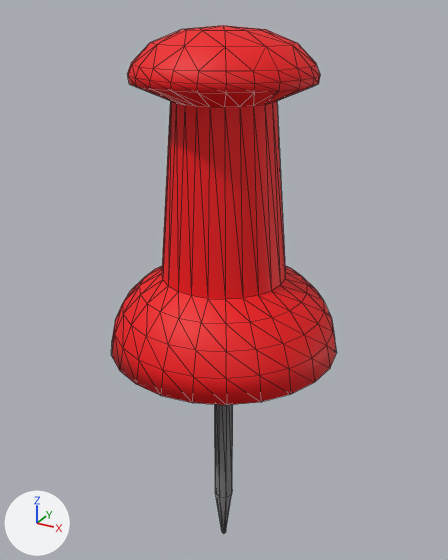
What one commit did to the glTF model public/thumbtack.glb.
One viewpoint serves both versions: a camera (50 mm lens) standing at (0.0911, -0.1654, 0.1946) and looking at (-0.0029, 0.0055, 0.1091). Arrows for +X, +Y and +Z are at lower left; the lights stay in place. Mesh edges are drawn as thin lines. Where no turn or scale is listed for an object, it has been applied to the vertices.
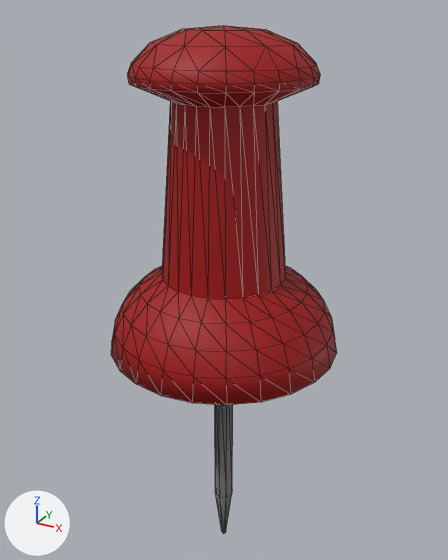
Boxes (x1, y1, x2, y2) around the edits, measured in the pictures (448 x 560 px):
'Object_3', surface changed
    both: (111, 26, 336, 405)

What the commit changed:
In material 'mThumbtack_mat' (mat_mthumbtack_mat), texture is no longer img_mthumbtack_mat_basecolor.
In material 'mThumbtack_mat' (mat_mthumbtack_mat), base_color is now set to (0.355, 0.0, 0.000789), red #a10003.
